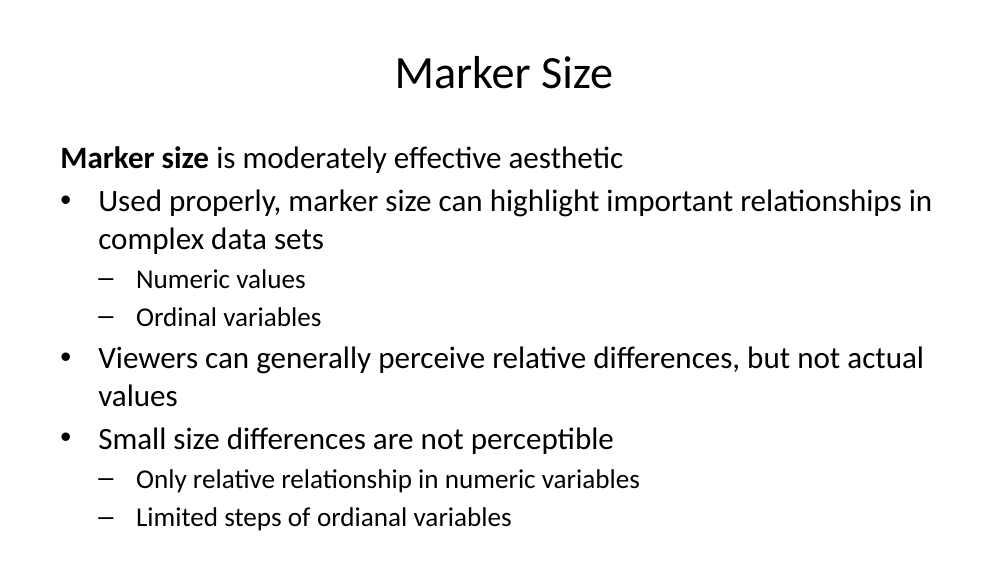
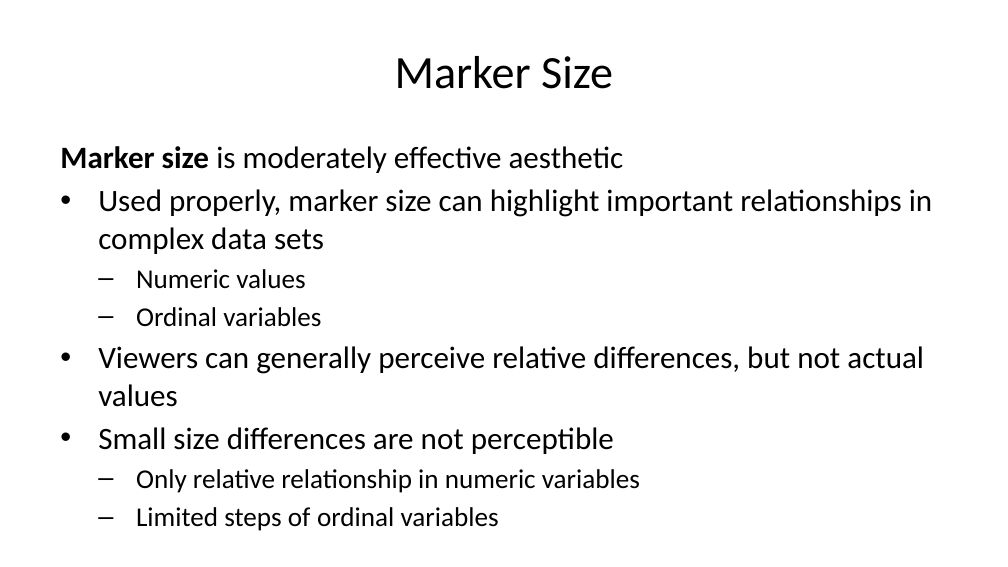
Before and after one commit to StephenElston/CSCI-E-83, a slide deck: slide 35 of LectureSlides/01_PreceptionForScientificVisualization.pptx (slide 34 before the commit). Drawn at 1008x567 pixels with LibreOffice and Linux fonts; fonts in the diff are those of the drawing. Boxes give left, top, right and bottom in pixels: in the first picture for what was removed or moved away, otherwise in the second. Text is boxed around its words. In the diff, an @@ line names an element or a change of style, - is before the commit and + after.

```diff
--- a/LectureSlides/01_PreceptionForScientificVisualization.pptx
+++ b/LectureSlides/01_PreceptionForScientificVisualization.pptx
@@ text at bbox=[136, 507, 499, 531]: text changed @@
-  – Limited steps of ordianal variables
+  – Limited steps of ordinal variables
```
Also in this commit, not shown: 10 other slides changed, 1 slide added.
